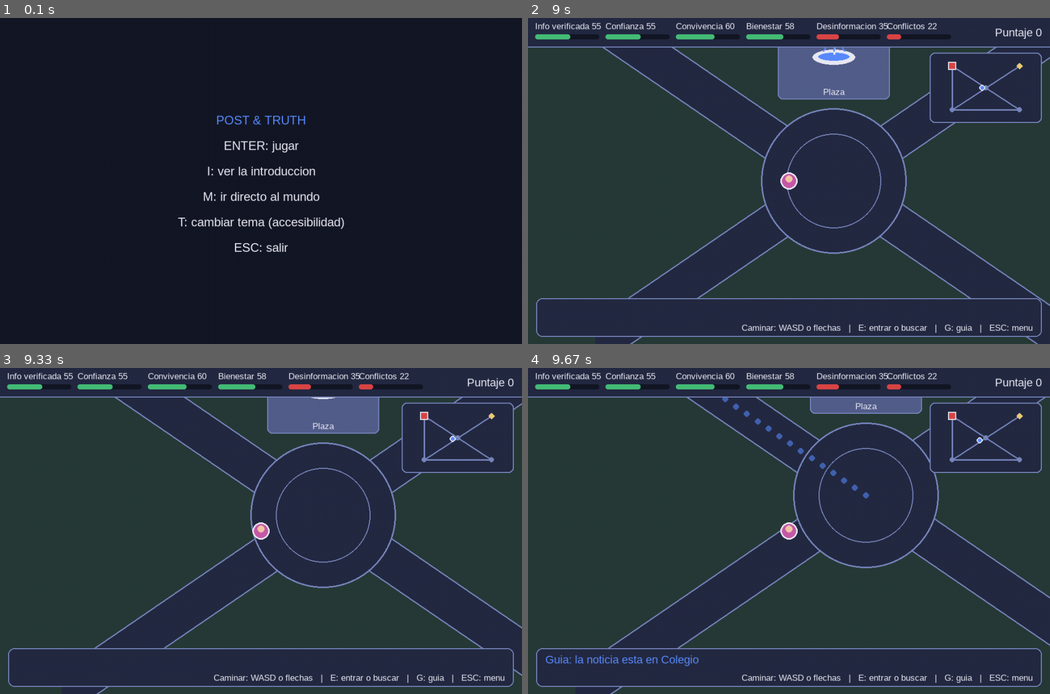
Above: before the commit, frames 1-4 (two rows, left to right).
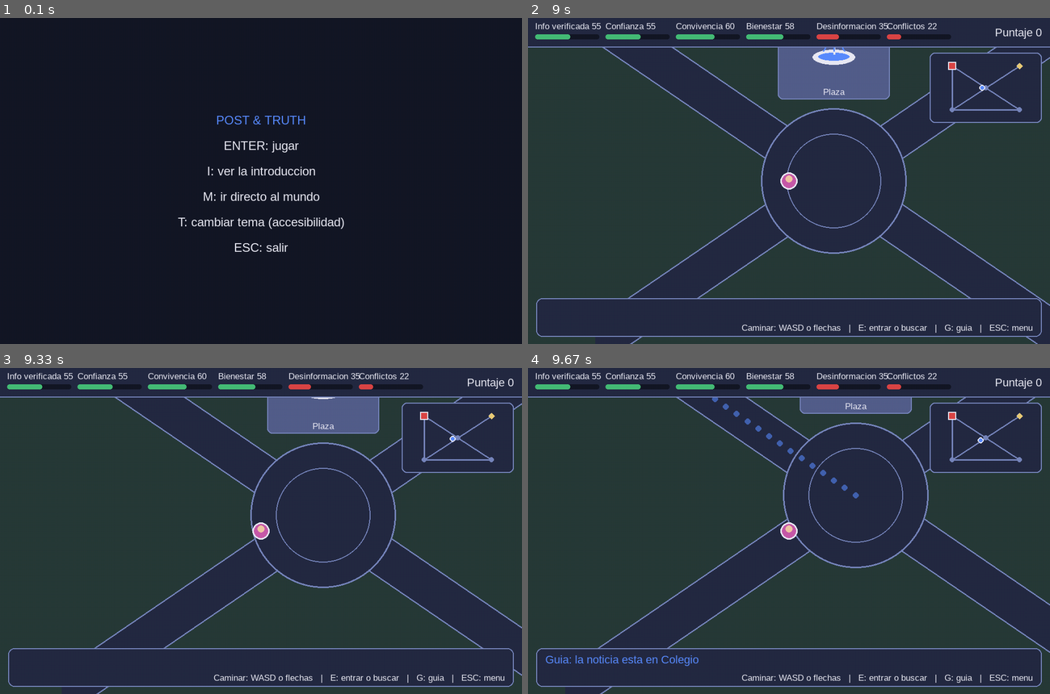
Above: after the commit, the same moments.

Repository: Jsvarela/POST-TRUTH
Game: pygame game, started from src/main.py
Same seed, same stepped clock (60 frames per second), same inputs: the game is played once before the commit and once after it.
Inputs (mouse positions are in pixels of both pictures, inside the frame that each line leads up to):
- Up to frame 1 (0.1 s): no input
- Up to frame 2 (9 s): tap Enter at 0.33, 7.63 s; hold Right 0.67-1.13 s; move the mouse to (956, 171) at 0.7 s; hold Up 1.17-1.47 s; click (841, 252) at 1.55 s; hold Right 1.83-2.3 s; hold Left 2.33-2.87 s; hold Down 2.9-3.2 s; hold Left 3.23-3.63 s; hold Right 4.07-4.7 s; hold Down 4.73-5.1 s; hold Right 5.63-6.1 s; hold Up 6.13-6.43 s; click (794, 216) at 6.52 s; hold Right 6.8-7.27 s; move the mouse to (773, 125) at 7.3 s; click (773, 125) at 7.35 s; click "3. Influencer" at 8.02 s; click "1. Hombre" at 8.35 s; hold Left from 8.63 s (still down); move the mouse to (893, 154) at 8.67 s
- Up to frame 3 (9.33 s): release Left at 9.17 s; hold Down from 9.2 s (still down)
- Up to frame 4 (9.67 s): tap G at 9.35 s; release Down at 9.5 s; hold Left from 9.53 s (still down)

Frames 1-3 are identical in both runs. In frame 4, 4.1% of the frame differs, in the area x 13-100%, y 9-100%.

Commit message:
Mundo: cada calle se cruza en su peso por 3 segundos, asi la guia de Dijkstra es el camino mas rapido a pie

Diff:
--- a/data/mundo.json
+++ b/data/mundo.json
@@ -5,6 +5,7 @@
   ],
   "radio_jugador": 14,
   "velocidad": 240,
+  "segundos_por_peso": 3,
   "zonas": {
     "colegio": {
       "pos": [
@@ -46,32 +47,38 @@
     {
       "desde": "colegio",
       "hasta": "barrio",
-      "ancho": 90
+      "ancho": 90,
+      "peso": 1
     },
     {
       "desde": "barrio",
       "hasta": "parque",
-      "ancho": 90
+      "ancho": 90,
+      "peso": 1
     },
     {
       "desde": "parque",
       "hasta": "plaza",
-      "ancho": 90
+      "ancho": 90,
+      "peso": 1
     },
     {
       "desde": "colegio",
       "hasta": "plaza",
-      "ancho": 90
+      "ancho": 90,
+      "peso": 2
     },
     {
       "desde": "plaza",
       "hasta": "alcaldia",
-      "ancho": 90
+      "ancho": 90,
+      "peso": 2
     },
     {
       "desde": "barrio",
       "hasta": "plaza",
-      "ancho": 90
+      "ancho": 90,
+      "peso": 3
     }
   ],
   "edificios": [
--- a/src/post_truth/models/mundo.py
+++ b/src/post_truth/models/mundo.py
@@ -8,6 +8,12 @@
 de PASO segundos. Con sub-pasos fijos, 30 y 60 FPS recorren exactamente la misma secuencia de pasos: el resultado
 no depende de los FPS. Si un paso cae fuera de las calles, se corrige al punto valido mas cercano: el personaje
 resbala a lo largo del borde en vez de quedarse pegado.
+
+RITMO DE LAS CALLES: cada calle tiene el peso de su arista en el grafo de la ciudad y se cruza en
+peso * segundos_por_peso segundos, sea cual sea su largo en pantalla (la velocidad en la calle se ajusta). Asi el
+camino de menor peso (Dijkstra, la guia) es tambien el mas rapido a pie, aunque no sea el mas corto en pixeles:
+Barrio-Plaza directo pesa 3 (es una calle lenta) y por el Parque suma 2. Sin peso, la calle se camina a la
+velocidad normal. Las plazas siempre se caminan a la velocidad normal.
 
 LLEGADA: al entrar a una plaza distinta de la ultima se avisa (`llegar`) para que la partida quede en la misma
 zona. Se llega recien al estar MARGEN_LLEGADA * radio_jugador dentro del borde (histeresis), para no "llegar" por
@@ -41,6 +47,7 @@
     desde: str
     hasta: str
     ancho: float
+    peso: float | None = None   # el de su arista en el grafo de la ciudad; None = velocidad normal
 
 
 @dataclass(frozen=True)
@@ -72,7 +79,8 @@
 class MundoCiudad:
     def __init__(self, tamano: tuple[float, float], plazas: list[Plaza], calles: list[Calle],
                  edificios: list[Edificio], aparicion: Punto, velocidad: float = 240, radio_jugador: float = 14,
-                 jugador: Punto | None = None, ultima_plaza: str | None = None) -> None:
+                 jugador: Punto | None = None, ultima_plaza: str | None = None,
+                 segundos_por_peso: float | None = None) -> None:
         self.tamano = tamano
         self.plazas = {p.id: p for p in plazas}
         self.calles = calles
@@ -80,6 +88,7 @@
         self.aparicion = aparicion
         self.velocidad = velocidad
         self.radio_jugador = radio_jugador
+        self.segundos_por_peso = segundos_por_peso
         self._validar()
         self.jugador: Punto = jugador if jugador is not None else aparicion
         if not self.es_transitable(self.jugador):
@@ -93,9 +102,13 @@
     def _validar(self) -> None:
         if self.tamano[0] <= 0 or self.tamano[1] <= 0 or self.velocidad <= 0 or self.radio_jugador <= 0:
             raise ValueError("Tamano, velocidad y radio del jugador deben ser positivos")
+        if self.segundos_por_peso is not None and self.segundos_por_peso <= 0:
+            raise ValueError("segundos_por_peso debe ser positivo")
         for c in self.calles:
             if c.desde not in self.plazas or c.hasta not in self.plazas:
                 raise ValueError(f"Calle con plaza desconocida: {c.desde} - {c.hasta}")
+            if c.peso is not None and c.peso <= 0:
+                raise ValueError(f"La calle {c.desde} - {c.hasta} necesita un peso positivo")
             if c.ancho / 2 <= self.radio_jugador:
                 raise ValueError(f"La calle {c.desde} - {c.hasta} es demasiado angosta para el jugador")
         for p in self.plazas.values():
@@ -141,6 +154,25 @@
                 return pl.id
         return None
 
+    def calle_en(self, p: Punto) -> Calle | None:
+        """La calle sobre la que esta p si no esta en una plaza (en los datos, fuera de las plazas las calles no
+        se solapan; si se solaparan, gana la mas cercana)."""
+        if self.plaza_en(p) is not None:
+            return None
+        cerca = [(math.dist(p, _cercano_en_segmento(p, self.plazas[c.desde].pos, self.plazas[c.hasta].pos)), i)
+                 for i, c in enumerate(self.calles)]
+        d, i = min(cerca, default=(math.inf, -1))
+        return self.calles[i] if d <= self.calles[i].ancho / 2 else None
+
+    def velocidad_en(self, p: Punto) -> float:
+        """Pixeles por segundo en p: en una calle con peso, su tramo entre plazas se cruza en peso * segundos_por_peso."""
+        calle = self.calle_en(p)
+        if calle is None or calle.peso is None or self.segundos_por_peso is None:
+            return self.velocidad
+        a, b = self.plazas[calle.desde], self.plazas[calle.hasta]
+        tramo = math.dist(a.pos, b.pos) - a.radio - b.radio   # lo que se camina fuera de las plazas
+        return tramo / (calle.peso * self.segundos_por_peso)
+
     # --- movimiento e interaccion --------------------------------------------------------
     def mover(self, dir_x: float, dir_y: float, dt: float, llegar: Callable[[str], None] | None = None) -> None:
         """Mueve al jugador en la direccion (dir_x, dir_y) durante dt segundos. La diagonal no es mas rapida.
@@ -153,7 +185,8 @@
         h = dt / pasos
         for _ in range(pasos):
             x, y = self.jugador
-            self.jugador = self._corregir((x + ux * self.velocidad * h, y + uy * self.velocidad * h))
+            v = self.velocidad_en(self.jugador)
+            self.jugador = self._corregir((x + ux * v * h, y + uy * v * h))
             plaza = self.plaza_en(self.jugador, MARGEN_LLEGADA * self.radio_jugador)
             if plaza is not None and plaza != self.ultima_plaza:
                 self.ultima_plaza = plaza
@@ -173,7 +206,9 @@
         return {
             "tamano": list(self.tamano), "radio_jugador": self.radio_jugador, "velocidad": self.velocidad,
             "zonas": {p.id: {"pos": list(p.pos), "radio": p.radio} for p in self.plazas.values()},
-            "calles": [{"desde": c.desde, "hasta": c.hasta, "ancho": c.ancho} for c in self.calles],
+            "calles": [{"desde": c.desde, "hasta": c.hasta, "ancho": c.ancho}
+                       | ({"peso": c.peso} if c.peso is not None else {}) for c in self.calles],
+            "segundos_por_peso": self.segundos_por_peso,
             "edificios": [{"zona": e.zona, "rect": list(e.rect), "entrada": list(e.entrada), "radio": e.radio}
                           for e in self.edificios],
             "aparicion": list(self.aparicion),
@@ -188,12 +223,13 @@
         return cls(
             punto(d["tamano"]),
             [Plaza(id, punto(z["pos"]), float(z["radio"])) for id, z in d["zonas"].items()],
-            [Calle(c["desde"], c["hasta"], float(c["ancho"])) for c in d["calles"]],
+            [Calle(c["desde"], c["hasta"], float(c["ancho"]), c.get("peso")) for c in d["calles"]],
             [Edificio(e["zona"], tuple(float(v) for v in e["rect"]), punto(e["entrada"]), float(e["radio"]))
              for e in d.get("edificios", [])],
             punto(d["aparicion"]), float(d.get("velocidad", 240)), float(d.get("radio_jugador", 14)),
             punto(d["jugador"]) if "jugador" in d else None,
             d.get("ultima_plaza"),
+            d.get("segundos_por_peso"),
         )
 
     @classmethod
--- a/tests/test_mundo.py
+++ b/tests/test_mundo.py
@@ -245,6 +245,63 @@
         caminar_hacia(m, (600, 100))
         copia = MundoCiudad.from_dict(json.loads(json.dumps(m.to_dict())))
         self.assertEqual((copia.ultima_plaza, copia.jugador), ("b", m.jugador))
+
+
+class RitmoDeLasCallesTest(unittest.TestCase):
+    """Cada calle se cruza en peso * segundos_por_peso: la guia (Dijkstra por peso) es el camino mas rapido a pie."""
+
+    def setUp(self) -> None:
+        self.m = MundoCiudad.cargar(RUTA_MUNDO)
+        self.g = GrafoCiudad.cargar(RUTA_GRAFO_CIUDAD)
+
+    def tiempo(self, ruta: tuple[str, ...], fps: int = 60) -> float:
+        """Segundos que tarda en caminar la ruta plaza por plaza, de centro a centro."""
+        m = self.m
+        m.jugador, m.ultima_plaza = m.plazas[ruta[0]].pos, ruta[0]
+        cuadros = 0
+        for siguiente in ruta[1:]:
+            destino = m.plazas[siguiente].pos
+            while math.dist(m.jugador, destino) > m.velocidad_en(m.jugador) / fps:   # a menos de un cuadro: llego
+                m.mover(destino[0] - m.jugador[0], destino[1] - m.jugador[1], 1 / fps)
+                cuadros += 1
+                self.assertLess(cuadros, 60 * fps, ruta)
+        return cuadros / fps
+
+    def test_cada_calle_tiene_el_peso_de_su_arista(self) -> None:
+        pesos = {frozenset((a, b)): d for a, b, d in self.g.conexiones()}
+        for c in self.m.calles:
+            self.assertEqual(c.peso, pesos[frozenset((c.desde, c.hasta))], (c.desde, c.hasta))
+
+    def test_cruzar_una_calle_tarda_su_peso_por_los_segundos_por_peso(self) -> None:
+        for c in self.m.calles:
+            a, b = self.m.plazas[c.desde], self.m.plazas[c.hasta]
+            plazas = (a.radio + b.radio) / self.m.velocidad              # lo que se camina dentro de las plazas
+            esperado = c.peso * self.m.segundos_por_peso + plazas
+            self.assertAlmostEqual(self.tiempo((c.desde, c.hasta)), esperado, delta=0.15, msg=(c.desde, c.hasta))
+
+    def test_la_guia_es_el_camino_mas_rapido_aunque_no_sea_el_mas_corto(self) -> None:
+        # Barrio -> Plaza: la calle directa es la mas corta en pixeles pero pesa 3; por el Parque pesa 2
+        guia = self.g.ruta("barrio", "plaza").zonas
+        self.assertEqual(guia, ("barrio", "parque", "plaza"))
+        self.assertLess(self.tiempo(guia), self.tiempo(("barrio", "plaza")))
+
+    def test_en_todo_par_la_guia_no_es_mas_lenta_que_ir_por_calles_directas(self) -> None:
+        for a, b, _ in self.g.conexiones():
+            for o, d in ((a, b), (b, a)):
+                self.assertLessEqual(self.tiempo(self.g.ruta(o, d).zonas), self.tiempo((o, d)) + 0.05, (o, d))
+
+    def test_el_ritmo_no_depende_de_los_fps(self) -> None:
+        self.assertAlmostEqual(self.tiempo(("barrio", "plaza"), 30), self.tiempo(("barrio", "plaza"), 60), delta=0.05)
+
+    def test_sin_peso_se_camina_a_la_velocidad_normal(self) -> None:
+        m = mundo_simple(segundos_por_peso=3)                            # sus calles no tienen peso
+        m.jugador = (300, 100)
+        self.assertEqual(m.velocidad_en(m.jugador), m.velocidad)
+
+    def test_ida_y_vuelta_conserva_pesos_y_ritmo(self) -> None:
+        copia = MundoCiudad.from_dict(json.loads(json.dumps(self.m.to_dict())))
+        self.assertEqual([c.peso for c in copia.calles], [c.peso for c in self.m.calles])
+        self.assertEqual(copia.segundos_por_peso, self.m.segundos_por_peso)
 
 
 def _cercano(p, m: MundoCiudad, calle):
